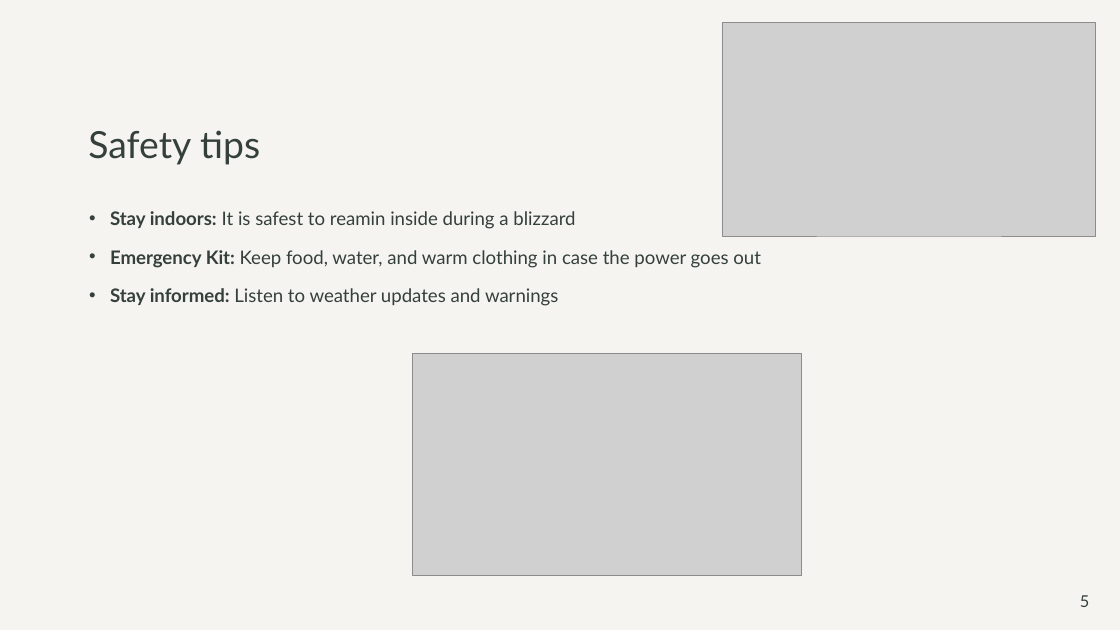
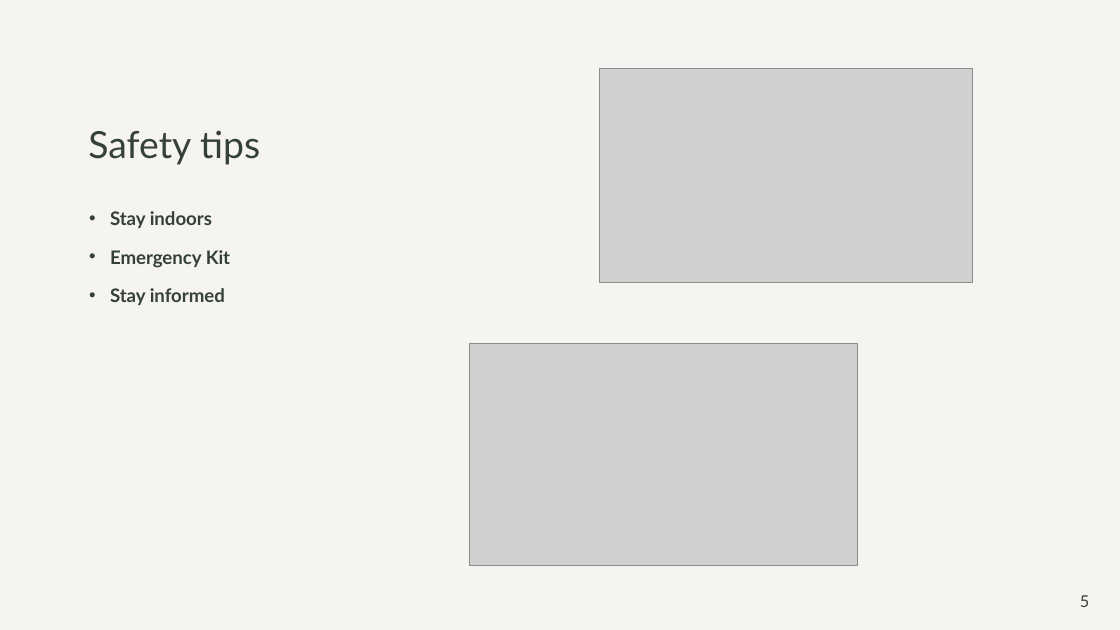
Before and after one commit to DobryDzus/PHP_hostivar, a slide deck: slide 6 of blizzard.pptx. Drawn at 1120x630 pixels with LibreOffice and Linux fonts; fonts in the diff are those of the drawing; grey boxes stand for pictures. Boxes give left, top, right and bottom in pixels: in the first picture for what was removed or moved away, otherwise in the second. Text is boxed around its words. In the diff, an @@ line names an element or a change of style, - is before the commit and + after.

```diff
--- a/blizzard.pptx
+++ b/blizzard.pptx
@@ picture: place and size @@
-picture at (723, 23, 1096, 236)
+picture at (600, 69, 973, 282)
@@ text at (110, 211, 230, 305): text changed; bold on @@
-• Stay indoors: It is safest to reamin inside during a blizzard
-• Emergency Kit: Keep food, water, and warm clothing in case the power goes out
-• Stay informed: Listen to weather updates and warnings
+• Stay indoors
+• Emergency Kit
+• Stay informed
@@ picture: place and size @@
-picture at (413, 354, 802, 576)
+picture at (470, 344, 859, 565)
```
Also in this commit, not shown: 4 other slides changed.
